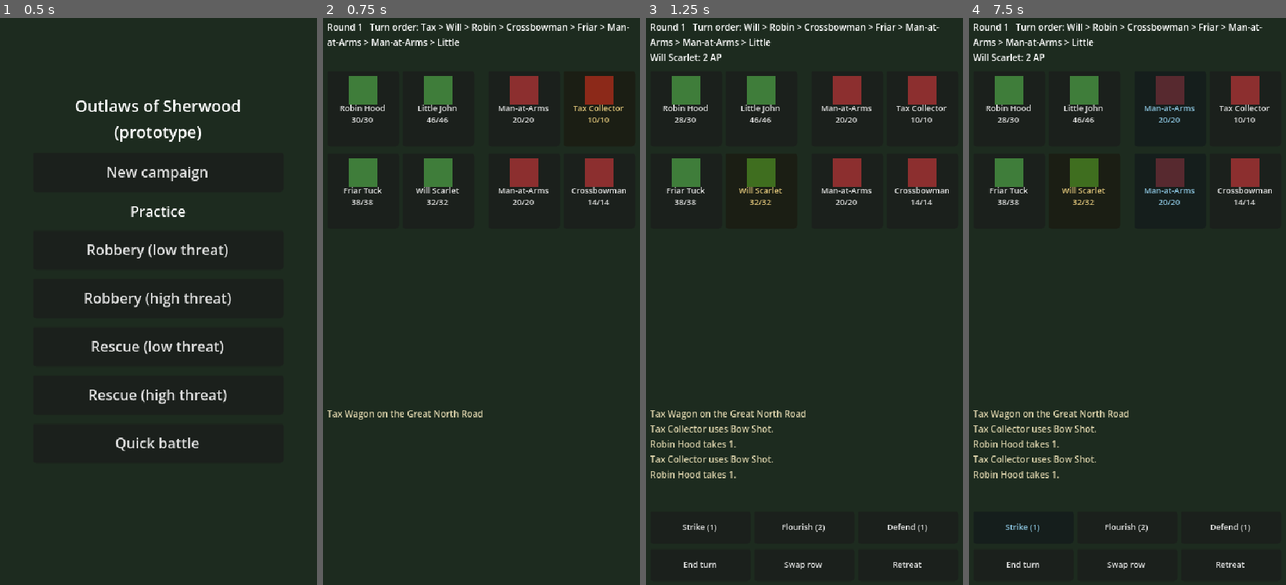
Above: before the commit, frames 1-4 (left to right).
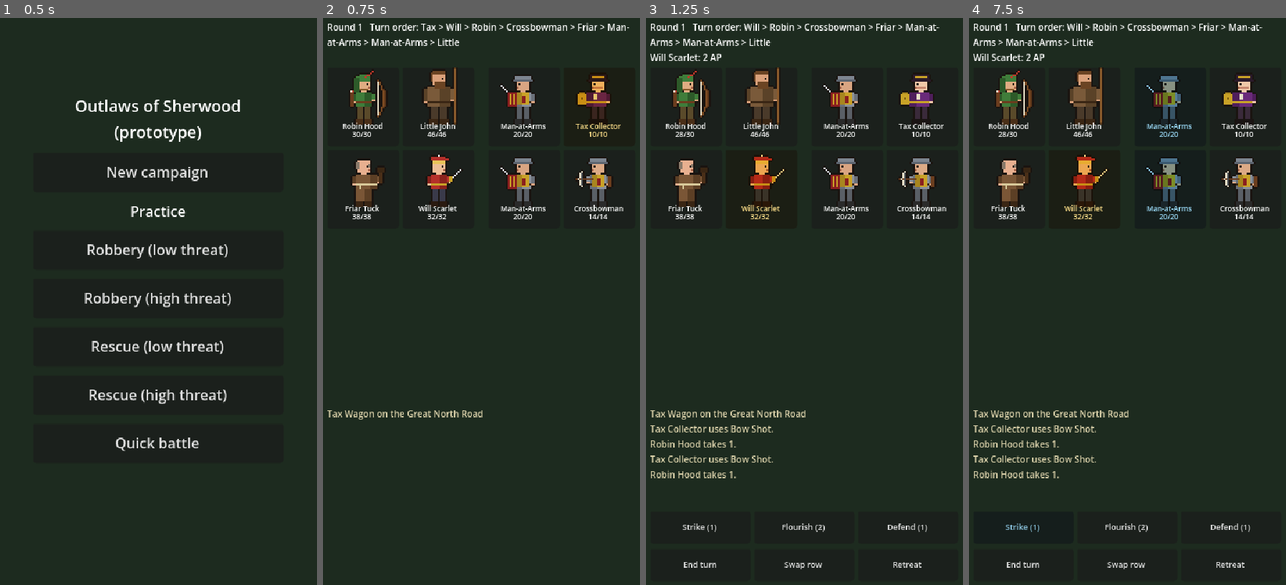
Above: after the commit, the same moments.

Repository: jamesrclifford/outlaws-of-sherwood
Game: Godot game, scene res://scenes/menu/main_menu.tscn
Same seed, same stepped clock (60 frames per second), same inputs: the game is played once before the commit and once after it.
Inputs:
- Up to frame 1 (0.5 s): no input
- Up to frame 2 (0.75 s): click "Quick battle" at 0.5 s
- Up to frame 3 (1.25 s): no input
- Up to frame 4 (7.5 s): click "Robin Hood 28/30" at 1.25 s; click "Little John 46/46" at 2 s; click "Will Scarlet 32/32" at 2.75 s; click "Friar Tuck 38/38" at 3.5 s; click "Man-at-Arms 20/20" at 4.25 s; click "Man-at-Arms 20/20" at 5 s; click "Tax Collector 10/10" at 5.75 s; click "Crossbowman 14/14" at 6.5 s; click "Strike (1)" at 7.25 s

Frame 1 is identical in both runs. In frame 2, 6.3% of the frame differs, in the area x 5-96%, y 8-36%; in frame 3, 6.3%; in frame 4, 6.3%.

Commit message:
Pixel-art sprites for every hero and enemy
Twelve 32x32 sprites drawn from code in tools/make_sprites.py: Robin in
Lincoln green with his longbow, Little John with beard and quarterstaff, Will
Scarlet in red with his sword, Friar Tuck with tonsure and cudgel, a Merry
Man with a spear; the Sheriff's men-at-arms and crossbowmen in his gold and
red, a mounted knight, a forester with bow and net, a tax collector with his
money bag, a hound, and Guy of Gisborne in black under his horse-hide cloak.
Battle cards show them at 2x (enemies flipped to face the band), and the
armory lists each hero with their sprite.

Co-Authored-By: Claude Opus 5.5 (1M context) <noreply@anthropic.com>
Claude-Session: https://claude.ai/code/session_01MmzGffP5XZa1E7ay26sSJ4

Diff:
--- a/scenes/battle/battle_view.gd
+++ b/scenes/battle/battle_view.gd
@@ -9,9 +9,6 @@
 
 const PARTY := ["robin", "little_john", "will", "tuck"]
 const COLUMN_X := {"heroes": {"back": 8, "front": 92}, "enemies": {"front": 188, "back": 272}}
-const HERO_COLOR := Color("3f7d3a")
-const ENEMY_COLOR := Color("8c2f2f")
-const BOSS_COLOR := Color("4a2a5e")
 
 var db
 var battle
@@ -107,20 +104,41 @@
 		var biggest_column: int = max(side_units.filter(func(x): return x.row == "front").size(), side_units.filter(func(x): return x.row == "back").size())
 		var step: float = min(92.0, 368.0 / max(1, biggest_column))
 		for u in side_units:
+			var card_h: float = min(88.0, step - 4)
 			var b := Button.new()
-			b.size = Vector2(80, min(84.0, step - 4))
-			b.position = Vector2(COLUMN_X[side][u.row], 8 + counts[u.row] * step)
+			b.size = Vector2(80, card_h)
+			b.position = Vector2(COLUMN_X[side][u.row], 4 + counts[u.row] * step)
 			counts[u.row] += 1
-			b.add_theme_font_size_override("font_size", 9)
 			b.pressed.connect(_on_unit_pressed.bind(u))
-			var block := ColorRect.new()
-			block.mouse_filter = Control.MOUSE_FILTER_IGNORE
-			block.size = Vector2(32, 32)
-			block.position = Vector2(24, 6)
-			block.color = HERO_COLOR if side == "heroes" else (BOSS_COLOR if u.tags.has("boss") else ENEMY_COLOR)
-			b.add_child(block)
+			# Sprites are 32x32 drawn facing right; shown at 2x, or 1x when a column is crowded.
+			var zoom: int = 2 if card_h >= 84.0 else 1
+			var art := TextureRect.new()
+			art.texture = sprite_for(u)
+			art.mouse_filter = Control.MOUSE_FILTER_IGNORE
+			art.expand_mode = TextureRect.EXPAND_IGNORE_SIZE
+			art.stretch_mode = TextureRect.STRETCH_SCALE
+			art.size = Vector2(32 * zoom, 32 * zoom)
+			art.position = Vector2((80 - 32 * zoom) / 2, 0)
+			art.flip_h = side == "enemies"
+			b.add_child(art)
+			var info := Label.new()
+			info.name = "Info"
+			info.mouse_filter = Control.MOUSE_FILTER_IGNORE
+			info.add_theme_font_size_override("font_size", 8)
+			info.add_theme_constant_override("line_spacing", -3)
+			info.horizontal_alignment = HORIZONTAL_ALIGNMENT_CENTER
+			info.position = Vector2(0, 32 * zoom - 4)
+			info.size = Vector2(80, card_h - 32 * zoom + 4)
+			b.add_child(info)
 			field.add_child(b)
 			unit_buttons[u] = b
+
+
+## The unit's sprite: heroes and enemies by id, hired Merry Men share one look.
+static func sprite_for(u) -> Texture2D:
+	var key: String = "merry_man" if u.id.begins_with("merry_man") else u.id
+	var path := "res://assets/sprites/%s.png" % key
+	return load(path) if ResourceLoader.exists(path) else null
 
 
 func _refresh() -> void:
@@ -143,7 +161,8 @@
 		for s in u.statuses:
 			marks += s.substr(0, 3) + " "
 		var state := "OUT" if u.is_down() else ("FLED" if u.fled else "%d/%d" % [u.hp, u.max_hp])
-		b.text = "\n\n\n%s\n%s\n%s" % [u.name, state, marks]
+		var info: Label = b.get_node("Info")
+		info.text = "%s\n%s %s" % [u.name, state, marks.strip_edges()]
 		b.modulate = Color(1, 1, 1, 0.35) if not u.is_active() else Color.WHITE
 		if u == cur:
 			b.modulate = Color("ffe08a")
--- a/scenes/map/map_view.gd
+++ b/scenes/map/map_view.gd
@@ -5,6 +5,7 @@
 const GameData = preload("res://core/game_data.gd")
 const Campaign = preload("res://core/campaign.gd")
 const MissionView = preload("res://scenes/mission/mission_view.gd")
+const BattleView = preload("res://scenes/battle/battle_view.gd")
 
 const MAP_TOP := 64
 const KIND_COLORS := {"camp": Color("3f7d3a"), "village": Color("a07a45"), "forest": Color("2f5a2a"), "road": Color("7a6a55"), "town": Color("6a5a7a")}
@@ -286,7 +287,8 @@
 		title.text = "Armory    Gold %d\nChoose who to equip." % c.gold
 		for h in c.free_heroes():
 			var gear: Array = c.equipment.get(h.id, {}).values().map(func(i): return db.items[i]["name"])
-			_list_button(list, "%s (%s)  ATK %d DEF %d SPD %d HP %d\n%s" % [h.name, h.cls, h.atk, h.def, h.spd, h.max_hp, ", ".join(gear) if not gear.is_empty() else "No gear"], reopen.bind(h.id))
+			var row := _list_button(list, "%s (%s)  ATK %d DEF %d SPD %d HP %d\n%s" % [h.name, h.cls, h.atk, h.def, h.spd, h.max_hp, ", ".join(gear) if not gear.is_empty() else "No gear"], reopen.bind(h.id))
+			row.icon = BattleView.sprite_for(h)
 	else:
 		var h = c.heroes[hero_id]
 		title.text = "%s    Gold %d\nATK %d  DEF %d  SPD %d  HP %d  CRIT %d%%" % [h.name, c.gold, h.atk, h.def, h.spd, h.max_hp, int(h.crit * 100)]
@@ -306,13 +308,14 @@
 	_list_button(list, "Leave the armory", close)
 
 
-func _list_button(list: VBoxContainer, text: String, cb: Callable) -> void:
+func _list_button(list: VBoxContainer, text: String, cb: Callable) -> Button:
 	var b := Button.new()
 	b.text = text
 	b.custom_minimum_size = Vector2(330, 38)
 	b.add_theme_font_size_override("font_size", 9)
 	b.pressed.connect(cb)
 	list.add_child(b)
+	return b
 
 
 func _show_news() -> void:
--- a/tests/run_tests.gd
+++ b/tests/run_tests.gd
@@ -551,3 +551,8 @@
 	c.travel("nottingham")
 	c.captured["tuck"] = {"node": "nottingham", "since": c.day}
 	check(c.jailer_cost() == 140, "the dungeon jailer wants twice as much")
+
+
+func test_every_unit_has_a_sprite() -> void:
+	for id in db.heroes.keys() + db.enemies.keys():
+		check(ResourceLoader.exists("res://assets/sprites/%s.png" % id), "%s has a sprite" % id)
--- a/tests/shop_smoke.gd
+++ b/tests/shop_smoke.gd
@@ -39,7 +39,7 @@
 	await _snap("camp")
 
 	_press(view.buttons, "Armory")
-	await process_frame
+	await _snap("armory_band")
 	var armory: Node = view.get_node("Armory")
 	_press(armory, "Robin Hood")
 	await process_frame
Binary file added: assets/sprites/crossbowman.png
Not shown, added: assets/sprites/crossbowman.png.import
Binary file added: assets/sprites/forester.png
Not shown, added: assets/sprites/forester.png.import
Binary file added: assets/sprites/guy.png
Not shown, added: assets/sprites/guy.png.import
Binary file added: assets/sprites/hound.png
Not shown, added: assets/sprites/hound.png.import
Binary file added: assets/sprites/knight.png
Not shown, added: assets/sprites/knight.png.import
Binary file added: assets/sprites/little_john.png
Not shown, added: assets/sprites/little_john.png.import
(and 14 more such lines)
